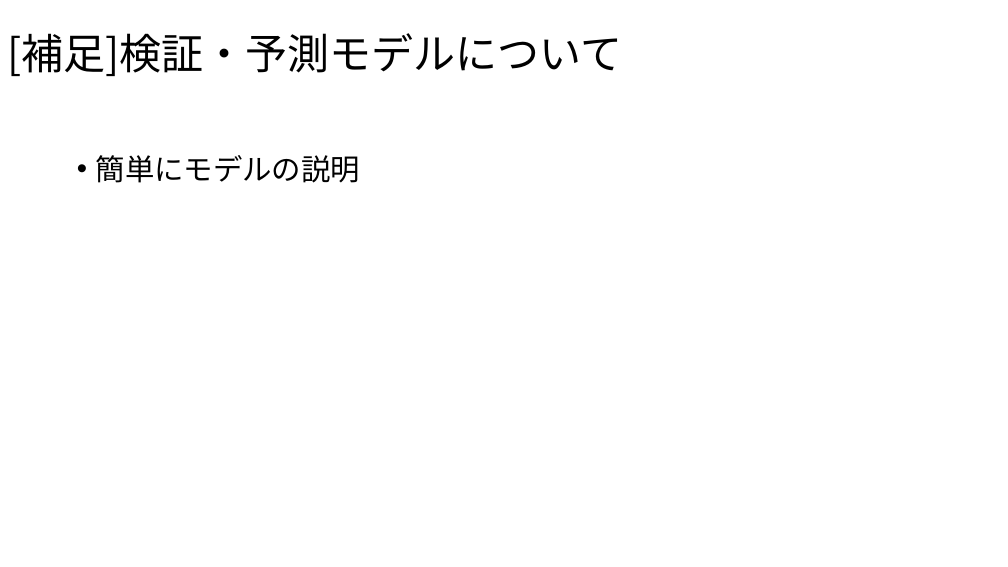
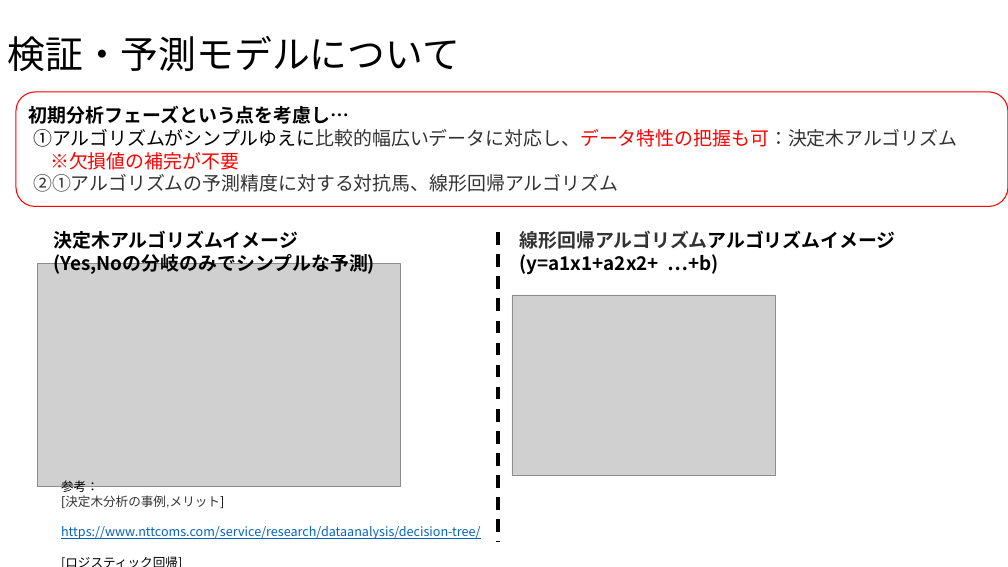
Before and after one commit to SYCastle/data_analysis, a slide deck: slide 6 of 分析報告_フォーマット1.pptx (slide 7 before the commit). Drawn at 1008x567 pixels with LibreOffice and Linux fonts; fonts in the diff are those of the drawing; grey boxes stand for pictures. Boxes give left, top, right and bottom in pixels: in the first picture for what was removed or moved away, otherwise in the second. Text is boxed around its words. In the diff, an @@ line names an element or a change of style, - is before the commit and + after.

```diff
--- a/分析報告_フォーマット1.pptx
+++ b/分析報告_フォーマット1.pptx
@@ title at <box>8,36,460,71</box>: text changed; size 40 to 36 pt @@
-[補足]検証・予測モデルについて
+検証・予測モデルについて
@@ rounded rectangle added at <box>16,92,1008,206</box>, fill #FFFFFF, outline #FF0000 1 pt, 18 pt, text #333333 @@
+初期分析フェーズという点を考慮し…
+①アルゴリズムがシンプルゆえに比較的幅広いデータに対応し、データ特性の把握も可：決定木アルゴリズム
+※欠損値の補完が不要
+②①アルゴリズムの予測精度に対する対抗馬、線形回帰アルゴリズム
@@ text removed at <box>96,155,360,183</box> @@
-• 簡単にモデルの説明
@@ text added at <box>53,230,375,274</box>, 18 pt, text #000000, bold @@
+決定木アルゴリズムイメージ
+(Yes,Noの分岐のみでシンプルな予測)
@@ line added from (498, 232) to (498, 541), #000000 3 pt dashed @@
@@ text added at <box>519,230,895,275</box>, 18 pt, text #000000, bold @@
+線形回帰アルゴリズムアルゴリズムイメージ
+(y=a1x1+a2x2+ …+b)
@@ picture added at <box>37,264,400,486</box> @@
@@ picture added at <box>512,295,776,475</box> @@
@@ text added at <box>61,480,481,539</box>, 12 pt, text #0563C1, underline @@
+参考：
+[決定木分析の事例,メリット]
+https://www.nttcoms.com/service/research/dataanalysis/decision-tree/
+[ロジスティック回帰]
+https://datawokagaku.com/logistic_reg/
```
Also in this commit, not shown: 8 other slides changed, 2 slides added, 1 slide removed.
